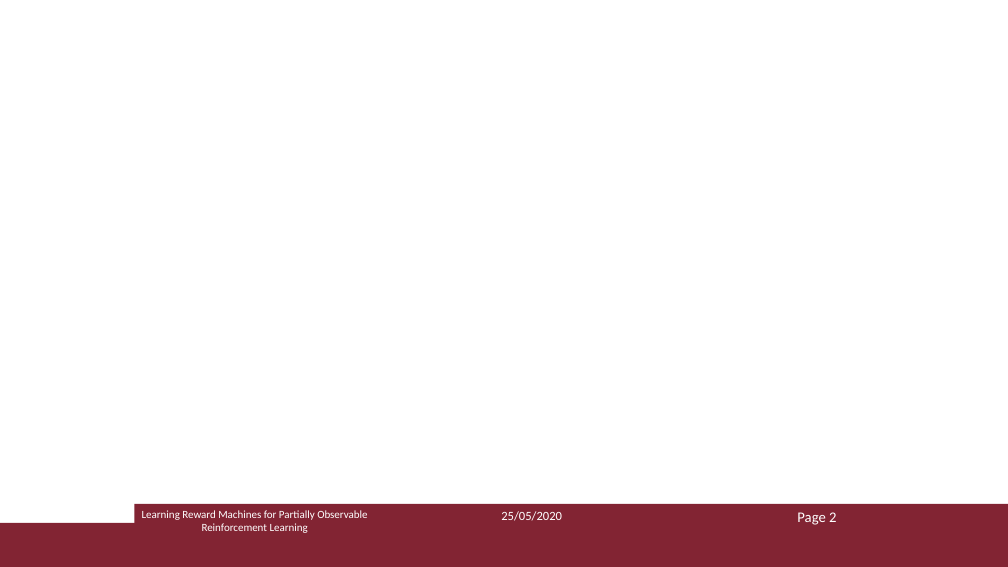
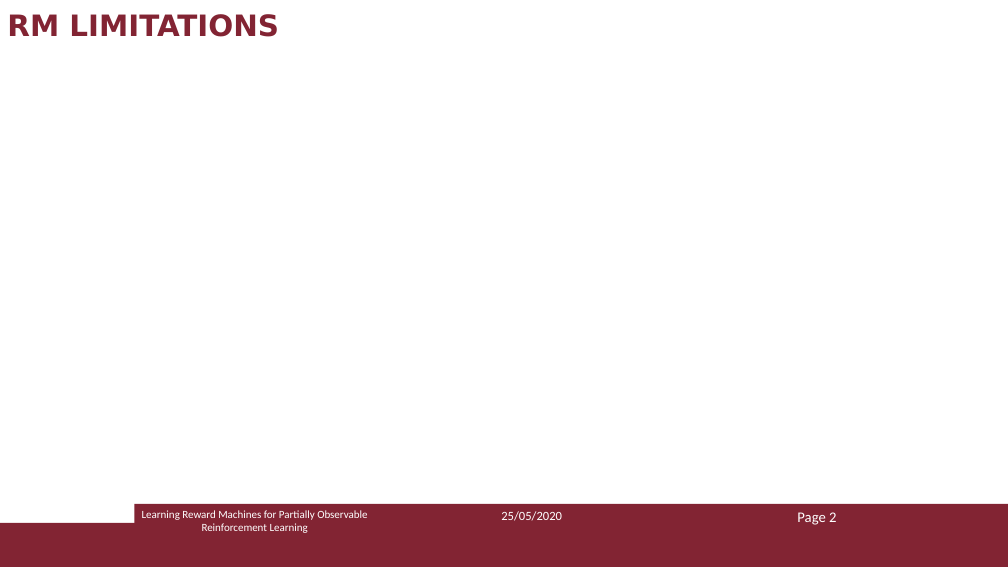
Before and after one commit to Marvet94/reasoning_agents_project_2020, a slide deck: slide 21 of ra_presentazione.pptx (slide 19 before the commit). Drawn at 1008x567 pixels with LibreOffice and Linux fonts; fonts in the diff are those of the drawing. Boxes give left, top, right and bottom in pixels: in the first picture for what was removed or moved away, otherwise in the second. Text is boxed around its words. In the diff, an @@ line names an element or a change of style, - is before the commit and + after.

Commit message:
slide update

```diff
--- a/ra_presentazione.pptx
+++ b/ra_presentazione.pptx
@@ text added at <box>7,14,279,37</box>, 28 pt, text #822433, bold @@
+RM LIMITATIONS
```
Also in this commit, not shown: 1 other slide changed, 4 slides added.
